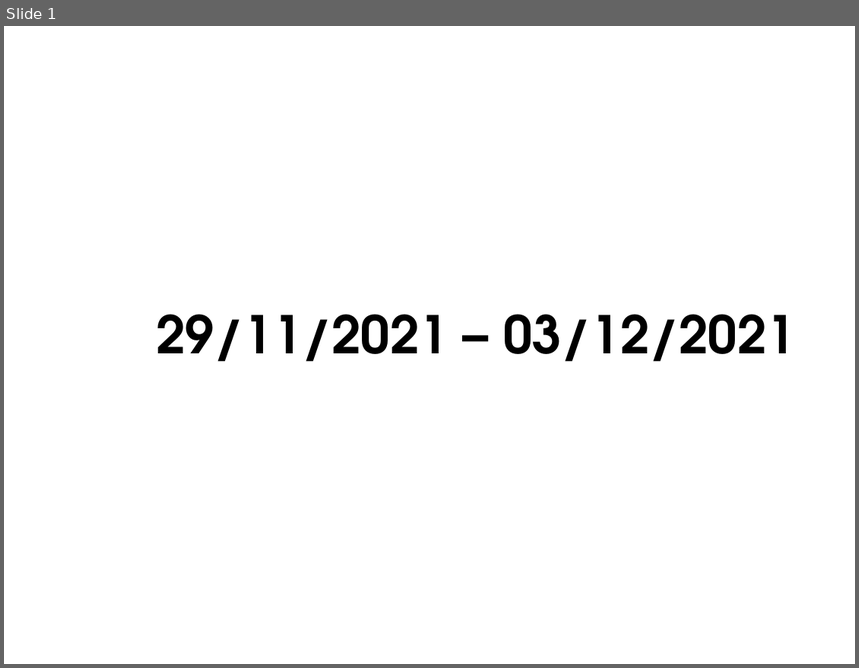
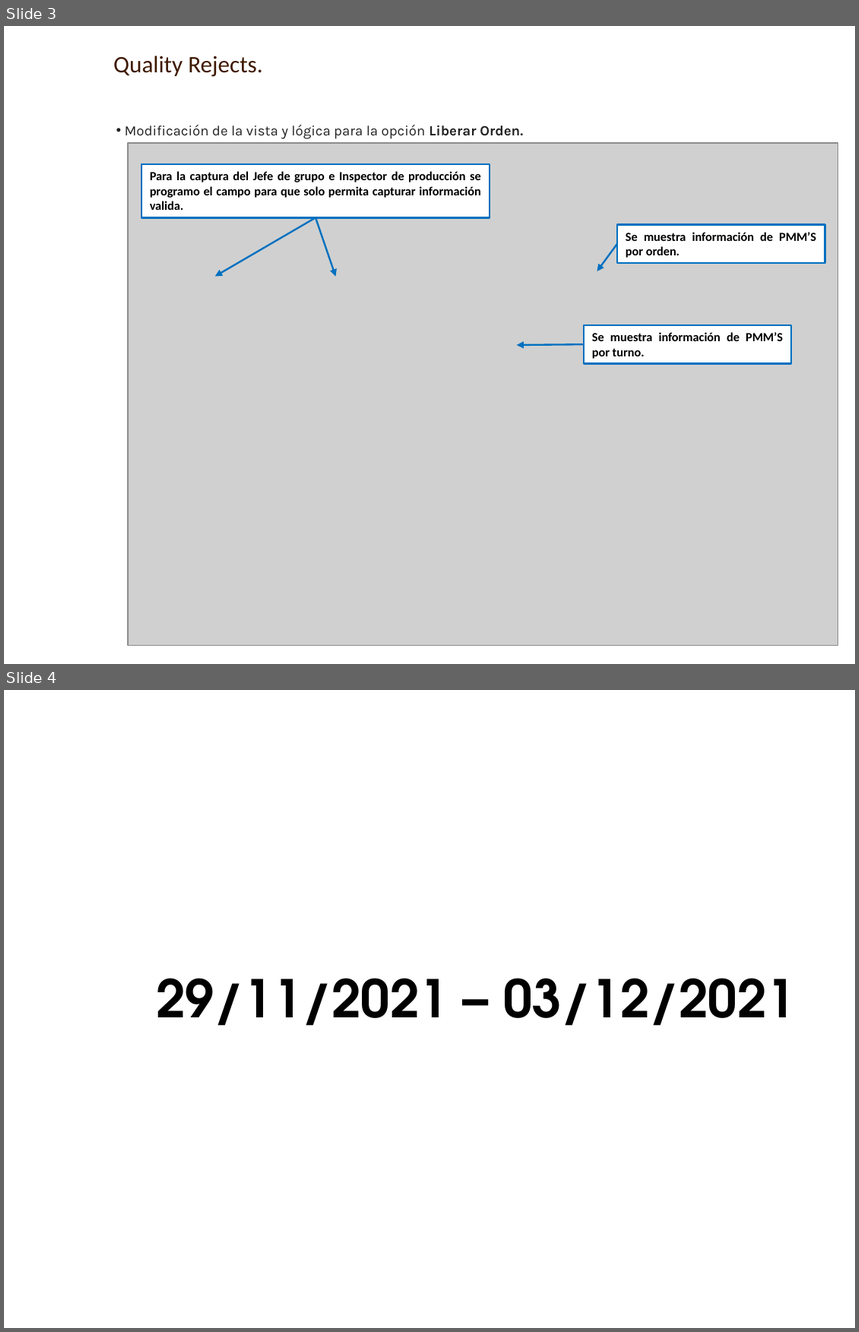
Before and after one commit to AXDELAROSA/CONTROL_QUALITY, a slide deck: 50_RECHAZOS/Docs/[QC] Material Rechazado.pptx. Shown one above the other, each under a label of ours: slide 1 before the commit, slides 3 and 4 after it. The pictures are 859x668 and 859x1332 pixels, drawn with LibreOffice and Linux fonts; fonts in the diff are those of the drawing; grey boxes stand for pictures; background and template pictures are left out. Boxes give left, top, right and bottom in pixels: in the first picture for what was removed or moved away, otherwise in the second. Text is boxed around its words. In the diff, an @@ line names an element or a change of style, - is before the commit and + after.

Commit message:
CAMBIOS PARA OBTENER COSTO DE DEFECTOS EN CERTIFICACION Y PRODUCCION Y VALIDACION DE INSPECCIONES DE PIEL

```diff
--- a/50_RECHAZOS/Docs/[QC] Material Rechazado.pptx
+++ b/50_RECHAZOS/Docs/[QC] Material Rechazado.pptx
@@ slide 3 added at (x1=4, y1=26, x2=855, y2=664), background picture (left out) @@
@@ text added at (x1=113, y1=56, x2=262, y2=77), 20 pt, text #3F1900 @@
+Quality Rejects.
@@ text added at (x1=125, y1=125, x2=523, y2=139), 12 pt, text #222222 @@
+• Modificación de la vista y lógica para la opción Liberar Orden.
@@ picture added at (x1=129, y1=144, x2=839, y2=645) @@
@@ rectangle added at (x1=141, y1=164, x2=489, y2=218), fill #FFFFFF, outline #0070C0 1.5 pt, 10.5 pt, text #000000, bold @@
+Para la captura del Jefe de grupo e Inspector de producción se programo el campo para que solo permita capturar información valida.
@@ arrow added from (316, 218) to (215, 276), #0070C0 1.5 pt @@
@@ arrow added from (316, 218) to (336, 276), #0070C0 1.5 pt @@
@@ rectangle added at (x1=617, y1=224, x2=825, y2=262), fill #FFFFFF, outline #0070C0 1.5 pt, 10.5 pt, text #000000, bold @@
+Se muestra información de PMM’S por orden.
@@ arrow added from (617, 244) to (598, 271), #0070C0 1.5 pt @@
@@ arrow added from (584, 344) to (516, 345), #0070C0 1.5 pt @@
@@ rectangle added at (x1=584, y1=325, x2=791, y2=364), fill #FFFFFF, outline #0070C0 1.5 pt, 10.5 pt, text #000000, bold @@
+Se muestra información de PMM’S por turno.
@@ what was slide 1 is now slide 4 @@
```
Also in this commit, not shown: 2 other slides added, 14 other files.
